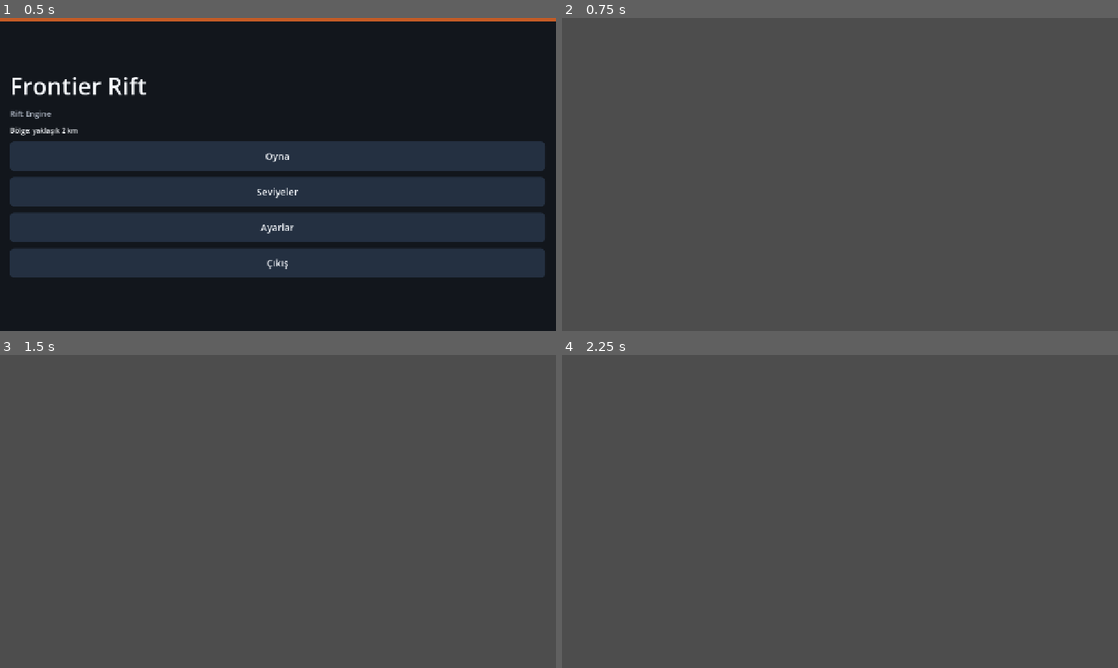
Above: before the commit, frames 1-4 (two rows, left to right).
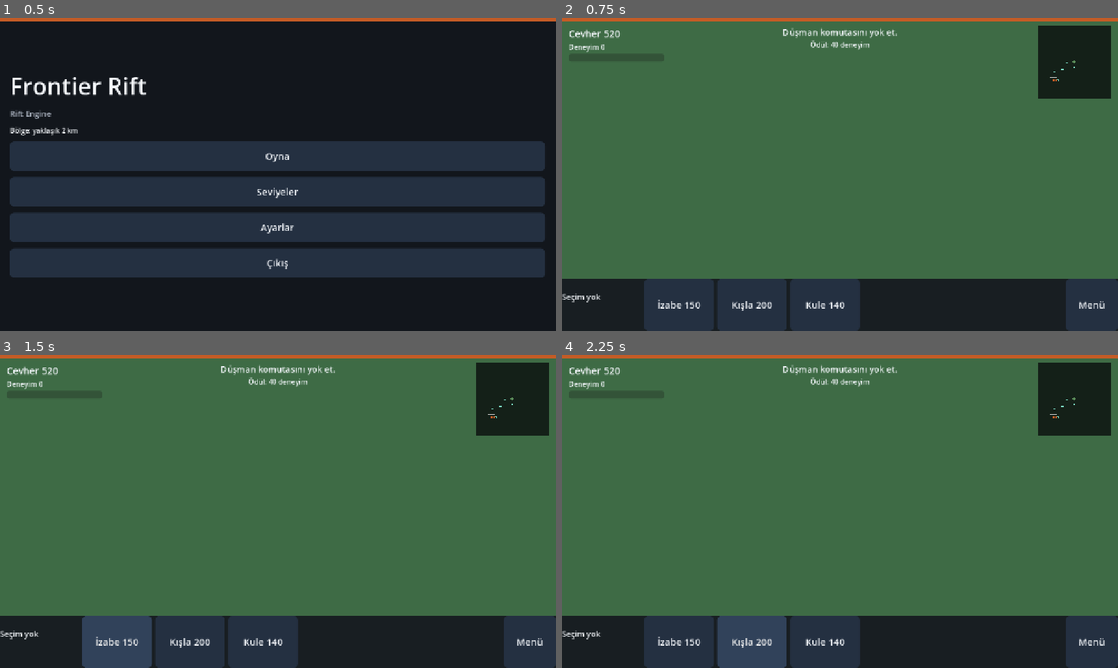
Above: after the commit, the same moments.

Repository: alsatplaza-commits/frontier-rift
Game: Godot game, scene res://scenes/main_menu.tscn
Two runs of this game, one before a commit and one after it. Both use one fixed random seed, a clock stepped at 60 frames per second and the inputs below.
Inputs (mouse positions are in pixels of both pictures, inside the frame that each line leads up to):
- Up to frame 1 (0.5 s): no input
- Up to frame 2 (0.75 s): click "Oyna" at 0.5 s
- Up to frame 3 (1.5 s): click (116, 642) at 1.25 s, where only the run after the commit has a clickable "İzabe 150"
- Up to frame 4 (2.25 s): click (751, 642) at 2 s, where only the run after the commit has a clickable "Kışla 200"

Frame 1 is identical in both runs. In frame 2, 100% of the frame differs, in the area x 0-100%, y 0-100%; in frame 3, 100%; in frame 4, 100%.
Error before the commit: Parse Error: Cannot infer the type of "before" variable because the value doesn't have a set type. (res://scripts/match/match_root.gd:236)

Commit message:
Fix export script types and the installer input path.
The match scene now type-checks during export, faction ids stay in data, and NSIS reads the Windows exe relative to the script.

Co-authored-by: alsatplaza-commits <alsatplaza-commits@users.noreply.github.com>

Diff:
--- a/project.godot
+++ b/project.godot
@@ -7,7 +7,7 @@
 
 config/name="Frontier Rift"
 config/description="Frontier Rift — Rift Engine"
-config/version="0.1.0-sprint1"
+config/version="0.1.0"
 run/main_scene="res://scenes/main_menu.tscn"
 config/features=PackedStringArray("4.7", "Mobile")
 config/icon="res://icon.png"
--- a/scripts/match/match_root.gd
+++ b/scripts/match/match_root.gd
@@ -5,7 +5,7 @@
 const PPM := 4.0
 
 var sim := SimWorld.new()
-var view: Node2D
+var view: WorldView
 var selection: Array = []
 var mode := ""
 var build_type := ""
@@ -36,7 +36,7 @@
 
 
 func _ready() -> void:
-	view = preload("res://scripts/match/world_view.gd").new()
+	view = WorldView.new()
 	add_child(view)
 	var match_data = AppState.profile.get("match")
 	if typeof(match_data) == TYPE_DICTIONARY and match_data.get("sim") != null:
--- a/scripts/match/world_view.gd
+++ b/scripts/match/world_view.gd
@@ -1,3 +1,4 @@
+class_name WorldView
 extends Node2D
 
 const PPM := 4.0
--- a/scripts/sim/sim_world.gd
+++ b/scripts/sim/sim_world.gd
@@ -31,7 +31,13 @@
 	entities.clear()
 	crystals.clear()
 	_queue.clear()
-	var enemy_id := str(level.get("enemy_faction", "kok"))
+	var enemy_id := str(level.get("enemy_faction", ""))
+	if not faction_db.has(enemy_id):
+		enemy_id = ""
+		for key in faction_db.keys():
+			if str(key) != player_faction_id:
+				enemy_id = str(key)
+				break
 	factions[0] = faction_db[player_faction_id]
 	factions[1] = faction_db[enemy_id]
 	resources[0] = int(level.get("starting_resources", 400))
Not shown, changed: installer/frontier_rift.nsi
